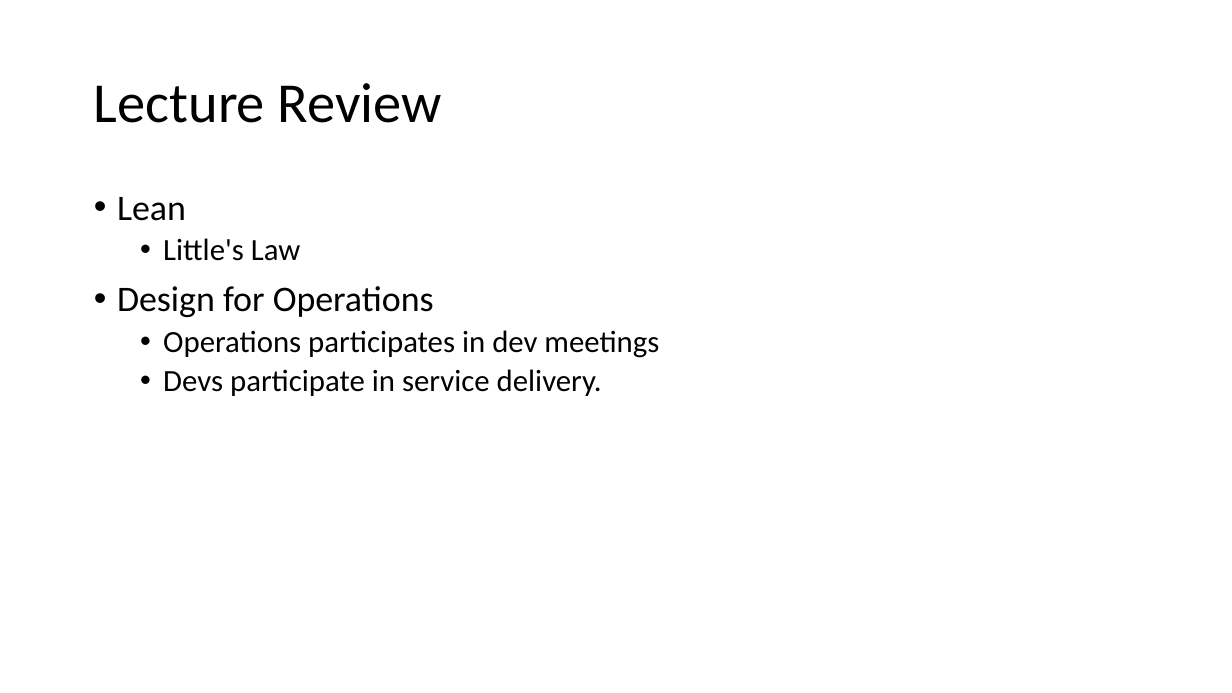
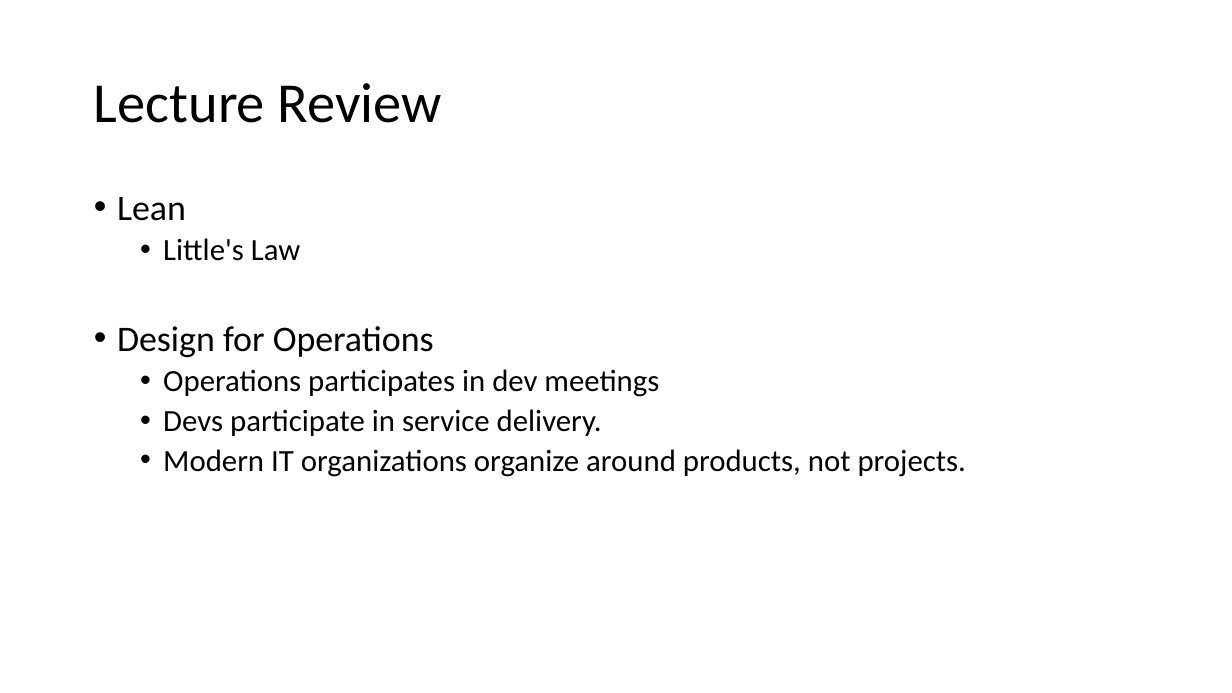
Before and after one commit to jasondbaker/infrastructure-class, a slide deck: slide 5 of review/lecture-review-week-6.pptx. Drawn at 1232x693 pixels with LibreOffice and Linux fonts; fonts in the diff are those of the drawing. Boxes give left, top, right and bottom in pixels: in the first picture for what was removed or moved away, otherwise in the second. Text is boxed around its words. In the diff, an @@ line names an element or a change of style, - is before the commit and + after.

Commit message:
update review

```diff
--- a/review/lecture-review-week-6.pptx
+++ b/review/lecture-review-week-6.pptx
@@ text at (x1=163, y1=449, x2=966, y2=477): paragraph added @@
+  • Modern IT organizations organize around products, not projects.
```
Also in this commit, not shown: 4 other slides changed.
